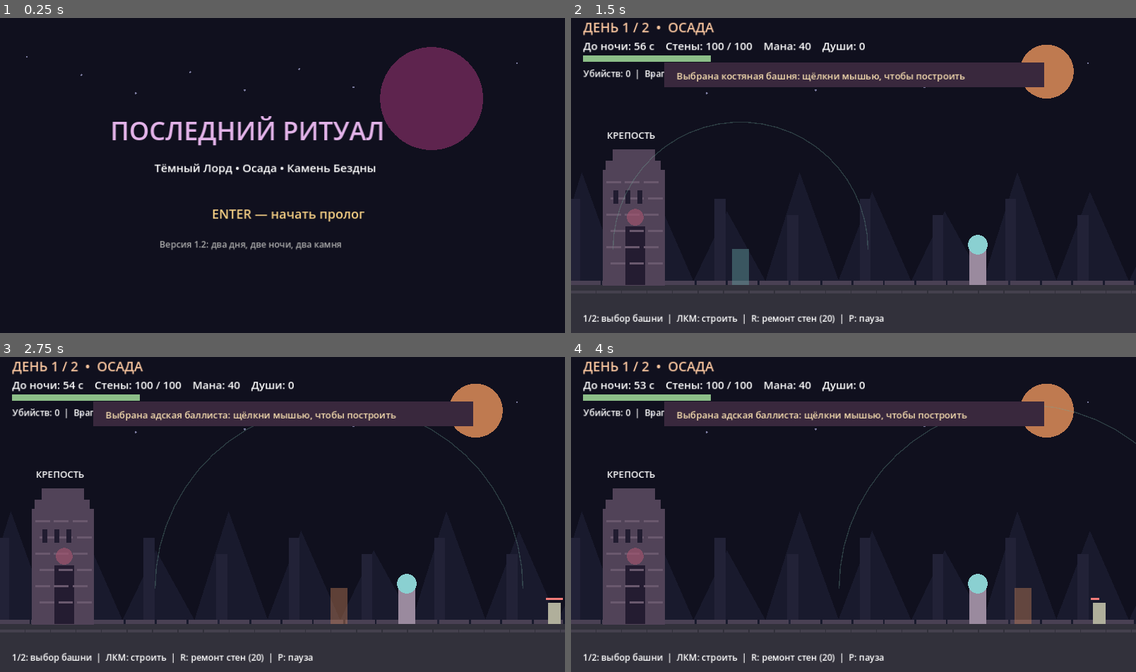
Above: before the commit, frames 1-4 (two rows, left to right).
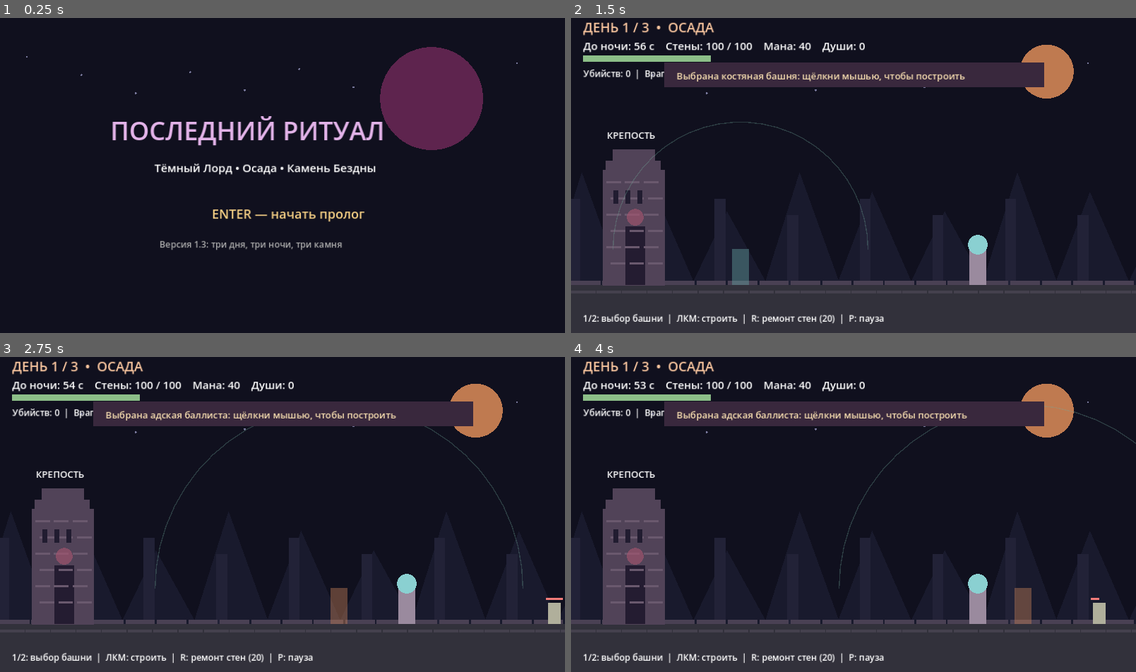
Above: after the commit, the same moments.

Repository: DoctorStrangeSH/Last-Ritual
Game: Godot game, scene res://scenes/main.tscn
Same seed, same stepped clock (60 frames per second), same inputs: the game is played once before the commit and once after it.
Inputs (mouse positions are in pixels of both pictures, inside the frame that each line leads up to):
- Up to frame 1 (0.25 s): no input
- Up to frame 2 (1.5 s): tap Enter (ui_accept) at 0.5, 0.77, 1.25 s; move the mouse to (977, 159) at 0.52 s; hold Right (ui_right) 0.53-1.28 s; tap Keypad Enter at 0.6 s; click (977, 159) at 0.67 s; tap 1 at 0.8, 1.35 s; move the mouse to (740, 191) at 1.27 s; hold Left (ui_left) from 1.28 s (still down)
- Up to frame 3 (2.75 s): tap Enter (ui_accept) at 1.52, 2 s; tap 2 at 1.55, 2.1 s; move the mouse to (339, 442) at 2.02 s; release Left (ui_left) at 2.03 s; hold Right (ui_right) from 2.03 s (still down); tap Keypad Enter at 2.3 s
- Up to frame 4 (4 s): tap Enter (ui_accept) at 2.75, 3.02, 3.77 s; move the mouse to (825, 577) at 2.77 s; release Right (ui_right) at 2.78 s; hold W 2.78-3.53 s; tap Keypad Enter at 2.85 s; click (825, 577) at 2.92 s; tap 1 at 3.05, 3.6 s; move the mouse to (1023, 561) at 3.52 s; hold Left (ui_left) from 3.53 s (still down); tap 2 at 3.8 s

The runs differ from the first frame. In frame 1, 0.2% of the frame differs, in the area x 35-61%, y 71-74%; in frame 2, less than 0.1%; in frame 3, less than 0.1%; in frame 4, less than 0.1%.

Commit message:
feat: third siege day and sabotage enemies (v1.3)

Diff:
--- a/scripts/main.gd
+++ b/scripts/main.gd
@@ -1,5 +1,5 @@
 extends Node2D
-## Last Ritual v1.2: fortress upgrades, Godot 4.2+
+## Last Ritual v1.3: third siege and saboteurs, Godot 4.2+
 const W := 1152.0
 const H := 648.0
 const FLOOR := 550.0
@@ -49,6 +49,7 @@
 var stones_collected := 0
 var tower_power_level := 0
 var wall_ward_level := 0
+var saboteurs_defeated := 0
 var trap_clock := 0.0
 var trap_positions := [375.0, 775.0]
 var chest_taken := false
@@ -69,6 +70,7 @@
     stones_collected = 0
     tower_power_level = 0
     wall_ward_level = 0
+    saboteurs_defeated = 0
     trap_clock = 0.0
     chest_taken = false
     relic_taken = false
@@ -130,16 +132,16 @@
                 reset_all()
                 phase = "day"
             elif phase == "ritual":
-                if stones_collected < 2:
+                if stones_collected < 3:
                     phase = "day"
-                    current_day = 2
+                    current_day += 1
                     time_left = DAY_LENGTH
                     spawn_timer = 1.0
                     wave_count = 0
                     enemies.clear()
                     shots.clear()
                     player_hp = 100.0
-                    show_notice("День 2: армия Света усилилась! Башни сохранены.")
+                    show_notice("День %d: армия Света усилилась! Башни сохранены." % current_day)
                 elif mana >= 50 and souls >= 8:
                     mana -= 50
                     souls -= 8
@@ -179,7 +181,7 @@
         build_tower(selected_build, get_global_mouse_position().x)
 
 func buy_upgrade(kind: String) -> void:
-    if stones_collected >= 2:
+    if stones_collected >= 3:
         show_notice("Осада окончена: заверши ритуал")
         return
     if kind == "tower":
@@ -242,7 +244,7 @@
     grounded = true
     jump_was_down = false
     player_hp = 100.0
-    boss_hp = 140.0 if current_day == 1 else 190.0
+    boss_hp = 140.0 if current_day == 1 else (190.0 if current_day == 2 else 230.0)
     boss_strike_timer = 2.0
     boss_windup = 0.0
     mage = {"x": 570.0, "hp": 60.0 if current_day == 1 else 85.0, "cooldown": 1.4}
@@ -252,7 +254,14 @@
     chest_taken = false
     relic_taken = false
     trap_clock = 0.0
-    if current_day == 2:
+    if current_day == 3:
+        platforms = [Rect2(175, 445, 130, 16), Rect2(390, 385, 140, 16), Rect2(610, 400, 120, 16), Rect2(790, 345, 140, 16)]
+        trap_positions = [340.0, 735.0, 955.0]
+        gems = [Vector2(230, 415), Vector2(455, 355), Vector2(675, 370), Vector2(850, 315), Vector2(1030, 516)]
+        mage["x"] = 685.0
+        mage["hp"] = 105.0
+        night_enemies = [{"x": 315.0, "hp": 80.0, "dir": 1.0}, {"x": 800.0, "hp": 100.0, "dir": -1.0}]
+    elif current_day == 2:
         platforms = [Rect2(165, 440, 150, 16), Rect2(360, 375, 130, 16), Rect2(575, 430, 145, 16), Rect2(770, 345, 145, 16)]
         trap_positions = [315.0, 645.0, 930.0]
         gems = [Vector2(230, 405), Vector2(415, 340), Vector2(650, 396), Vector2(845, 310), Vector2(1025, 519)]
@@ -271,17 +280,20 @@
         wave_count += 1
         spawn_timer = maxf(1.05, 3.5 - wave_count * 0.065)
         var kind := "raider"
-        if wave_count % 7 == 0:
+        if current_day >= 3 and wave_count % 6 == 0:
+            kind = "saboteur"
+        elif wave_count % 7 == 0:
             kind = "runner"
         elif wave_count % 5 == 0:
             kind = "brute"
-        var health := (27.0 if kind == "runner" else (100.0 if kind == "brute" else 46.0)) * (1.0 if current_day == 1 else 1.45)
-        var speed := 84.0 if kind == "runner" else (25.0 if kind == "brute" else 43.0)
+        var health := (27.0 if kind == "runner" else (100.0 if kind == "brute" else (55.0 if kind == "saboteur" else 46.0))) * (1.0 if current_day == 1 else (1.45 if current_day == 2 else 1.7))
+        var speed := 84.0 if kind == "runner" else (65.0 if kind == "saboteur" else (25.0 if kind == "brute" else 43.0))
         var damage := (6.0 if kind == "runner" else (19.0 if kind == "brute" else 9.0)) * (1.0 if current_day == 1 else 1.3)
-        enemies.append({"x": W + 32.0, "hp": health, "max_hp": health, "speed": speed, "damage": damage, "hit_cd": 0.0, "kind": kind})
+        enemies.append({"x": W + 32.0, "hp": health, "max_hp": health, "speed": speed, "damage": damage, "hit_cd": 0.0, "kind": kind, "sabotaged": false})
     for tower in towers:
+        tower["disabled"] = maxf(0.0, float(tower.get("disabled", 0.0)) - delta)
         tower["cooldown"] -= delta
-        if tower["cooldown"] <= 0.0:
+        if tower["cooldown"] <= 0.0 and tower["disabled"] <= 0.0:
             var target_x := INF
             for enemy in enemies:
                 if absf(enemy["x"] - tower["x"]) <= (260.0 if tower["type"] == "bone" else 375.0) and enemy["x"] < target_x:
@@ -306,8 +318,17 @@
             mana += 9
             souls += 1
             kills_today += 1
+            if enemy["kind"] == "saboteur":
+                saboteurs_defeated += 1
             enemies.remove_at(i)
             continue
+        if enemy["kind"] == "saboteur" and not enemy["sabotaged"]:
+            for tower in towers:
+                if absf(enemy["x"] - tower["x"]) < 95.0:
+                    tower["disabled"] = 4.5
+                    enemy["sabotaged"] = true
+                    show_notice("Диверсант отключил башню на 4,5 секунды!")
+                    break
         if enemy["x"] > 191.0:
             enemy["x"] -= enemy["speed"] * delta
         else:
@@ -439,7 +460,7 @@
     if boss_hp <= 0.0 and not stone_taken and player.distance_to(Vector2(1010, 465)) < 43.0:
         stone_taken = true
         stones_collected += 1
-        show_notice("Камень %d/2 получен! Вернись к порталу слева." % stones_collected)
+        show_notice("Камень %d/3 получен! Вернись к порталу слева." % stones_collected)
     if stone_taken and player.x < 85.0:
         phase = "ritual"
 
@@ -507,7 +528,7 @@
         label("ПОСЛЕДНИЙ РИТУАЛ", 225, 255, 52, Color("e3b3e9"))
         label("Тёмный Лорд • Осада • Камень Бездны", 315, 320, 23)
         label("ENTER — начать пролог", 432, 415, 26, Color("f5cf84"))
-        label("Версия 1.2: два дня, две ночи, два камня", 325, 474, 18, Color("aaaaaa"))
+        label("Версия 1.3: три дня, три ночи, три камня", 325, 474, 18, Color("aaaaaa"))
         return
     if phase == "win" or phase == "lose":
         label("РИТУАЛ ЗАВЕРШЁН" if phase == "win" else "КРЕПОСТЬ ПАЛА", 300, 275, 48, Color("a9e4bc") if phase == "win" else Color("ff7777"))
@@ -518,7 +539,7 @@
         draw_circle(Vector2(575, 340), 140, Color("382347"))
         draw_colored_polygon(PackedVector2Array([Vector2(575, 215), Vector2(640, 340), Vector2(575, 465), Vector2(510, 340)]), Color("a950d1"))
         label("АЛТАРЬ БЕЗДНЫ", 398, 145, 39, Color("e9b5fb"))
-        label("Камней: %d / 2. %s" % [stones_collected, "ENTER — продолжить осаду" if stones_collected < 2 else "Для ритуала нужно 50 маны и 8 душ"], 230, 515, 23)
+        label("Камней: %d / 3. %s" % [stones_collected, "ENTER — продолжить осаду" if stones_collected < 3 else "Для ритуала нужно 50 маны и 8 душ"], 230, 515, 23)
         label("Мана: %d  |  Души: %d" % [mana, souls], 435, 554, 24, Color("edc477"))
         if stones_collected < 2:
             label("1: усилить башни (45 маны) %s" % ["[КУПЛЕНО]" if tower_power_level > 0 else ""], 310, 415, 20)
@@ -545,10 +566,10 @@
             for tower in towers:
                 var tx: float = tower["x"]
                 box(Rect2(tx - 17, FLOOR - 74, 34, 74), Color("9a8a9e") if tower["type"] == "bone" else Color("a65542"))
-                draw_circle(Vector2(tx, FLOOR - 82), 20, Color("8ad0d1") if tower["type"] == "bone" else Color("ff965d"))
+                draw_circle(Vector2(tx, FLOOR - 82), 20, Color("8a8190") if float(tower.get("disabled", 0.0)) > 0.0 else (Color("8ad0d1") if tower["type"] == "bone" else Color("ff965d")))
             for e in enemies:
                 var ex: float = e["x"]
-                var enemy_color := Color("edc265") if e["kind"] == "runner" else (Color("d66c69") if e["kind"] == "brute" else Color("b0af9b"))
+                var enemy_color := Color("edc265") if e["kind"] == "runner" else (Color("7adbe4") if e["kind"] == "saboteur" else Color("b0af9b")) if e["kind"] == "saboteur" else (Color("d66c69") if e["kind"] == "brute" else Color("b0af9b"))
                 box(Rect2(ex - 13, FLOOR - 43, 26, 43), enemy_color)
                 box(Rect2(ex - 17, FLOOR - 53, 34 * e["hp"] / e["max_hp"], 4), Color("f57c79"))
             var cursor_x := get_global_mouse_position().x
@@ -556,7 +577,7 @@
                 var range_radius := 260.0 if selected_build == "bone" else 375.0
                 draw_arc(Vector2(cursor_x, FLOOR - 72), range_radius, PI, TAU, 28, Color("72aa9a", 0.28), 2.0)
                 box(Rect2(cursor_x - 17.0, FLOOR - 74.0, 34, 74), Color("619d9c", 0.46) if selected_build == "bone" else Color("ba7954", 0.46))
-            label("ДЕНЬ %d / 2  •  ОСАДА" % current_day, 25, 35, 27, Color("f8c59e"))
+            label("ДЕНЬ %d / 3  •  ОСАДА" % current_day, 25, 35, 27, Color("f8c59e"))
             label("До ночи: %02d c    Стены: %d / 100    Мана: %d    Души: %d" % [ceili(maxf(time_left, 0.0)), maxi(0, ceili(wall_hp)), mana, souls], 25, 71, 22)
             box(Rect2(25, 82, 260, 13), Color("553840"))
             box(Rect2(25, 82, 260.0 * clampf(wall_hp / MAX_WALL, 0.0, 1.0), 13), Color("8cbe88") if wall_hp > 30.0 else Color("ed6b73"))
@@ -600,7 +621,7 @@
                     box(Rect2(boss_pos.x - 85, FLOOR - 10, 170, 10), Color("eb5c60"))
                     label("УДАР!", boss_pos.x - 30, 405, 20, Color("f4a2a2"))
                 box(Rect2(boss_pos.x - 31, boss_pos.y - 47, 62, 91), Color("a24e71"))
-                box(Rect2(boss_pos.x - 45, boss_pos.y - 65, 90 * boss_hp / (140.0 if current_day == 1 else 190.0), 7), Color("ed6975"))
+                box(Rect2(boss_pos.x - 45, boss_pos.y - 65, 90 * boss_hp / (140.0 if current_day == 1 else (190.0 if current_day == 2 else 230.0)), 7), Color("ed6975"))
                 label("ХРАНИТЕЛЬ", 935, 380, 17)
             elif not stone_taken:
                 var stone := Vector2(1010, 465)
@@ -613,7 +634,7 @@
             draw_dark_lord(player)
             if swing_timer > 0.0:
                 box(Rect2(player.x + (17.0 if facing > 0 else -75.0), player.y - 17.0, 58.0, 10.0), Color("d6a2e9"))
-            label("НОЧЬ %d / 2  •  %s" % [current_day, "КАТАКОМБЫ" if current_day == 1 else "ПРОКЛЯТАЯ УСЫПАЛЬНИЦА"], 25, 35, 27, Color("b9afea"))
+            label("НОЧЬ %d / 3  •  %s" % [current_day, "КАТАКОМБЫ" if current_day == 1 else ("ПРОКЛЯТАЯ УСЫПАЛЬНИЦА" if current_day == 2 else "СОБОР СВЕТА")], 25, 35, 27, Color("b9afea"))
             label("Здоровье: %d    Мана: %d    Души: %d    Камень: %s" % [maxi(0, ceili(player_hp)), mana, souls, "ДА" if stone_taken else "НЕТ"], 25, 71, 22)
             label("Шипы: серые — безопасно; жёлтые — предупреждение; красные — урон", 25, 106, 17, Color("e6bb91"))
             label("A/D: ходьба | W / Space: прыжок | J: удар | H: лечение | Shift: рывок | P: пауза", 20, 625, 18)
